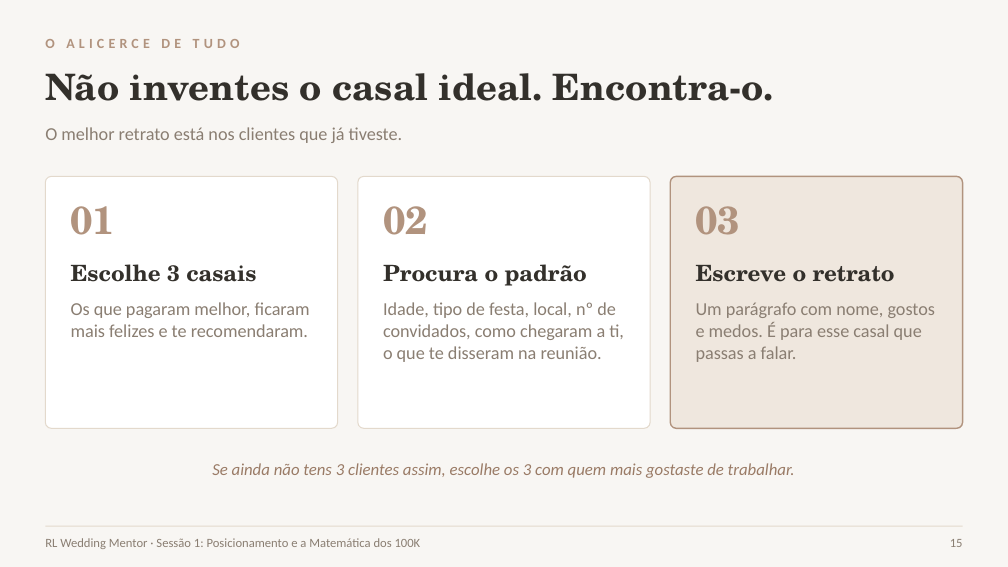
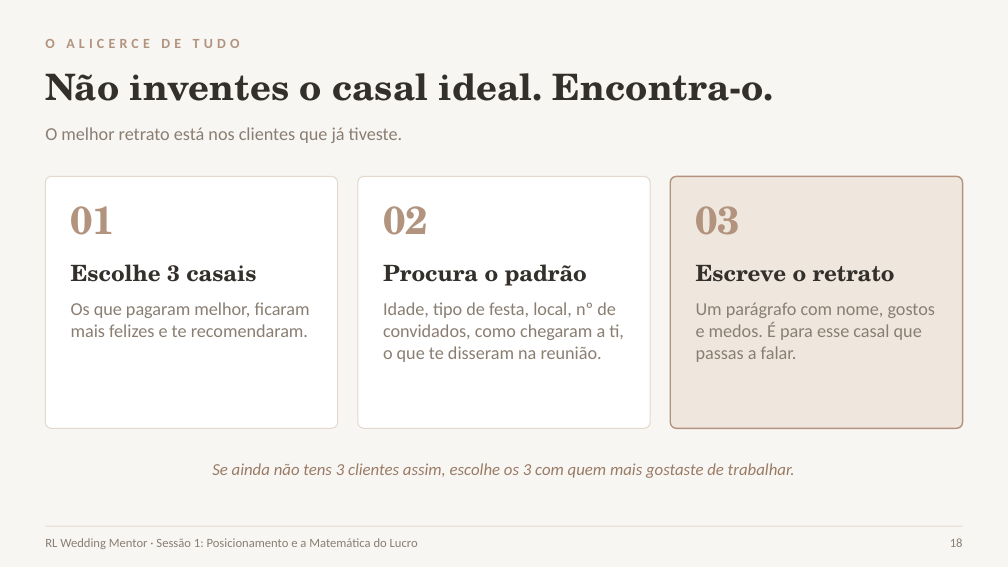
Before and after one commit to geralrlphoto/rl-menu, a slide deck: slide 18 of public/wedding-mentor-files/S1_Posicionamento.pptx (slide 15 before the commit). Drawn at 1008x567 pixels with LibreOffice and Linux fonts; fonts in the diff are those of the drawing. Boxes give left, top, right and bottom in pixels: in the first picture for what was removed or moved away, otherwise in the second. Text is boxed around its words. In the diff, an @@ line names an element or a change of style, - is before the commit and + after.

```diff
--- a/public/wedding-mentor-files/S1_Posicionamento.pptx
+++ b/public/wedding-mentor-files/S1_Posicionamento.pptx
@@ text at [45,538,418,549]: text changed @@
-RL Wedding Mentor · Sessão 1: Posicionamento e a Matemática dos 100K
+RL Wedding Mentor · Sessão 1: Posicionamento e a Matemática do Lucro
@@ text at [950,538,963,547]: text changed @@
-15
+18
```
Also in this commit, not shown: 17 other slides changed, 8 slides added, 5 slides removed, 32 other files.
